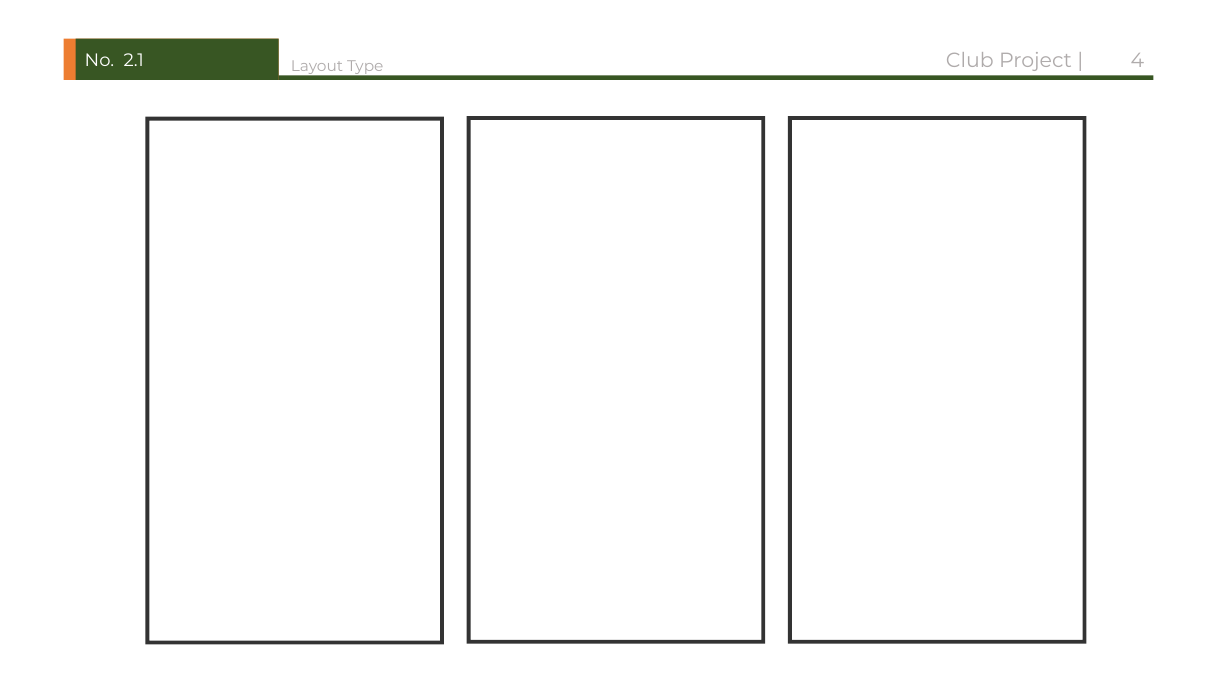
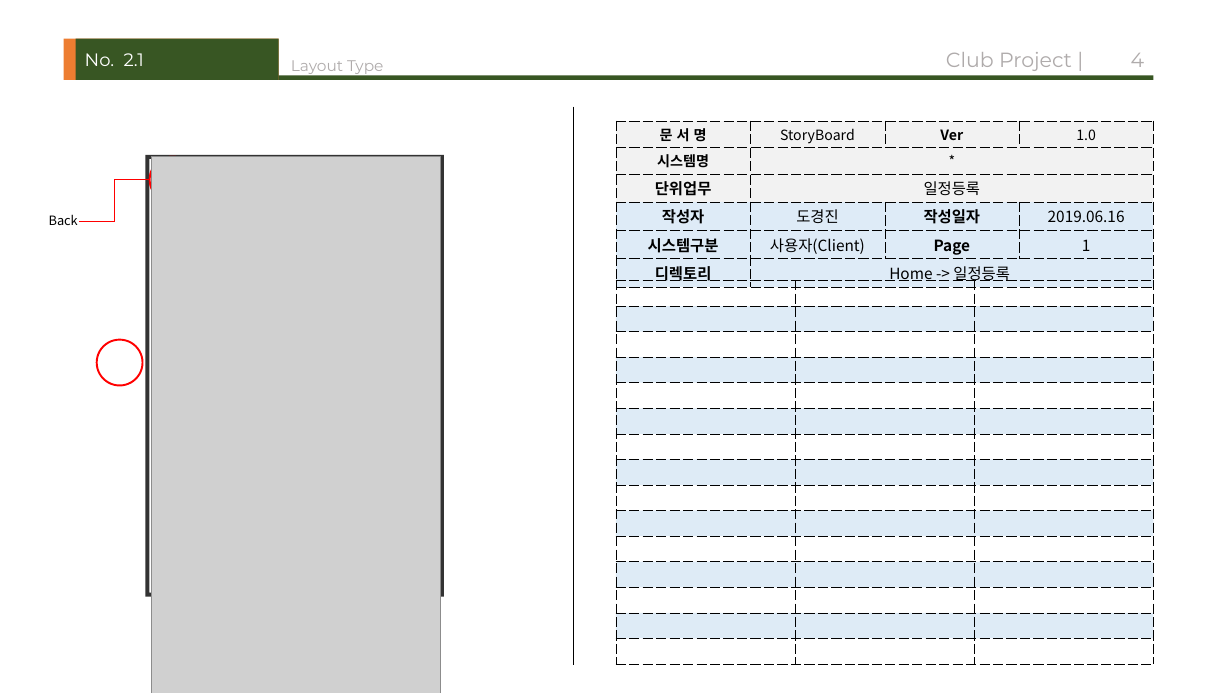
Before and after one commit to ehwlfk2/Target_club, a slide deck: slide 5 of 07_storyboard/Story Board.pptx. Drawn at 1232x693 pixels with LibreOffice and Linux fonts; fonts in the diff are those of the drawing; grey boxes stand for pictures. Boxes give left, top, right and bottom in pixels: in the first picture for what was removed or moved away, otherwise in the second. Text is boxed around its words. In the diff, an @@ line names an element or a change of style, - is before the commit and + after.

```diff
--- a/07_storyboard/Story Board.pptx
+++ b/07_storyboard/Story Board.pptx
@@ rounded rectangle removed at (469, 118, 763, 642) @@
@@ line added from (574, 106) to (574, 665), #000000 0.5 pt @@
@@ rounded rectangle removed at (790, 118, 1085, 642) @@
@@ table added at (616, 121, 1153, 287), 6 rows, 4 columns @@
+문 서 명 | StoryBoard | Ver | 1.0
+시스템명 | * |  | 
+단위업무 | 일정등록 |  | 
+작성자 | 도경진 | 작성일자 | 2019.06.16
+시스템구분 | 사용자(Client) | Page | 1
+디렉토리 | Home -> 일정등록 |  | 
@@ elbow line added from (150, 179) to (79, 222), #FF0000 0.5 pt @@
@@ rounded rectangle: place and size @@
-rounded rectangle at (148, 118, 443, 642)
+rounded rectangle at (148, 157, 443, 595)
@@ ellipse added at (150, 157, 196, 203), outline #FF0000 1.5 pt @@
@@ picture added at (152, 161, 440, 592) @@
@@ picture added at (152, 157, 440, 693) @@
@@ text added at (49, 214, 78, 225), 10 pt, text #000000 @@
+Back
@@ table added at (616, 280, 1154, 665), 15 rows, 3 columns @@
+ |  | 
+ |  | 
+ |  | 
+ |  | 
+ |  | 
+ |  | 
+ |  | 
+ |  | 
+ |  | 
+ |  | 
+ |  | 
+ |  | 
+ |  | 
+ |  | 
+ |  | 
@@ ellipse added at (97, 340, 143, 386), outline #FF0000 1.5 pt @@
```
Also in this commit, not shown: 1 other slide changed, 1 slide added.
